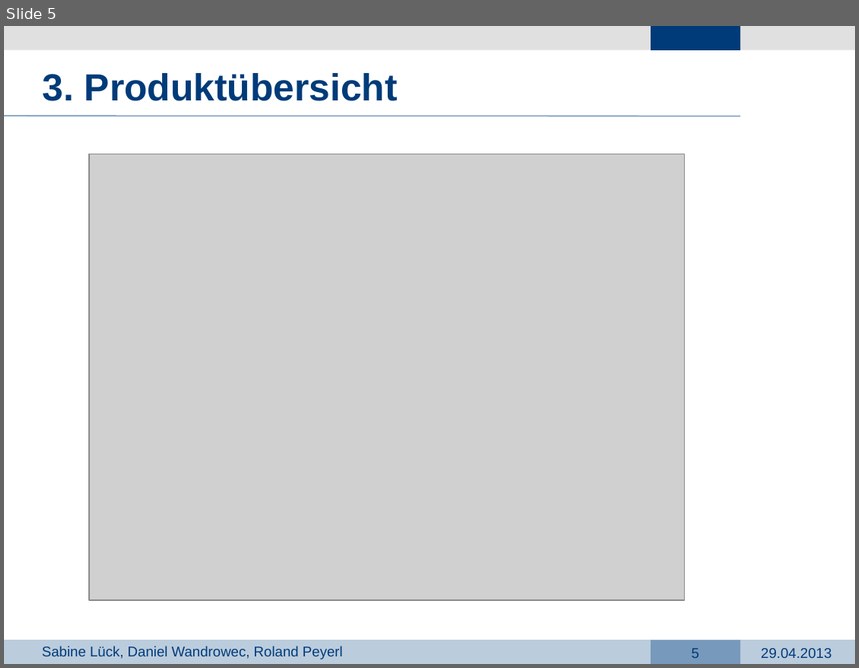
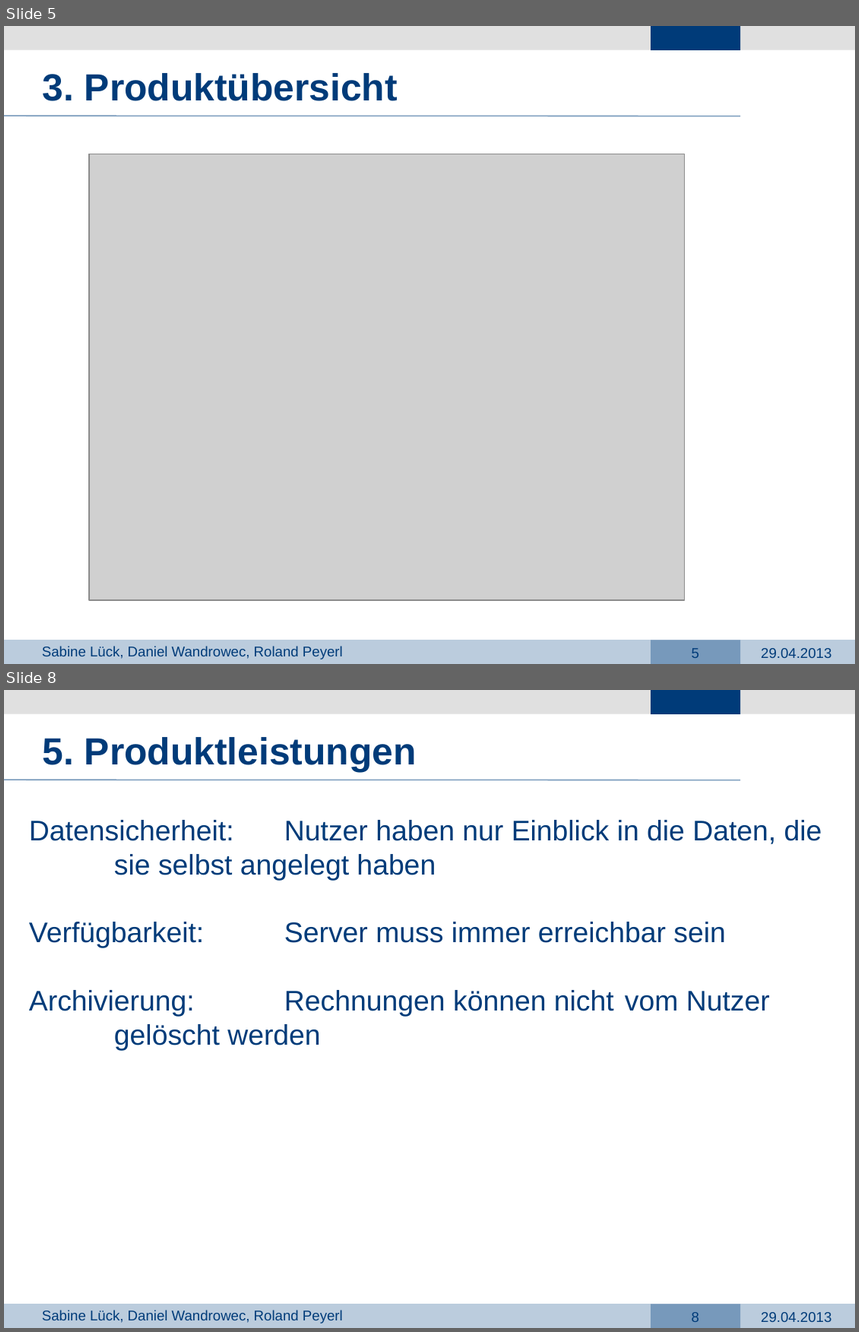
Before and after one commit to dark-saron/PRG4, a slide deck: Präsentation PRG4.pptx. Shown one above the other, each under a label of ours: slide 5 before the commit, slides 5 and 8 after it; the slides between them are not shown. The pictures are 859x668 and 859x1332 pixels, drawn with LibreOffice and Linux fonts; fonts in the diff are those of the drawing; grey boxes stand for pictures; background and template pictures are left out. Boxes give left, top, right and bottom in pixels: in the first picture for what was removed or moved away, otherwise in the second. Text is boxed around its words. In the diff, an @@ line names an element or a change of style, - is before the commit and + after.

```diff
--- a/Präsentation PRG4.pptx
+++ b/Präsentation PRG4.pptx
@@ slide 8 added at [4, 690, 855, 1328], background #FFFFFF; not listed: 8 template elements that a slide beside it also shows @@
@@ text added at [43, 737, 417, 773], 32 pt, text #003B79, bold @@
+5. Produktleistungen
@@ text added at [29, 820, 823, 1050], 24 pt, text #003B79 @@
+Datensicherheit: Nutzer haben nur Einblick in die Daten, die sie selbst angelegt haben
+Verfügbarkeit: Server muss immer erreichbar sein
+Archivierung: Rechnungen können nicht vom Nutzer gelöscht werden
```
Also in this commit, not shown: 11 slides changed, 2 other slides added, 4 other files.
